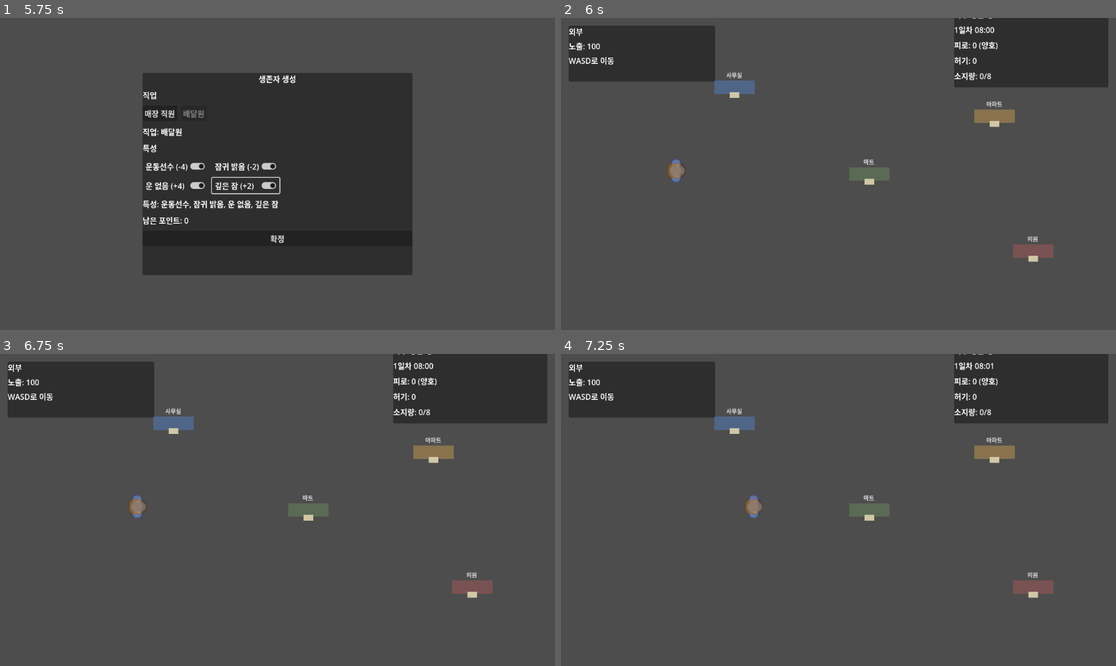
Above: before the commit, frames 1-4 (two rows, left to right).
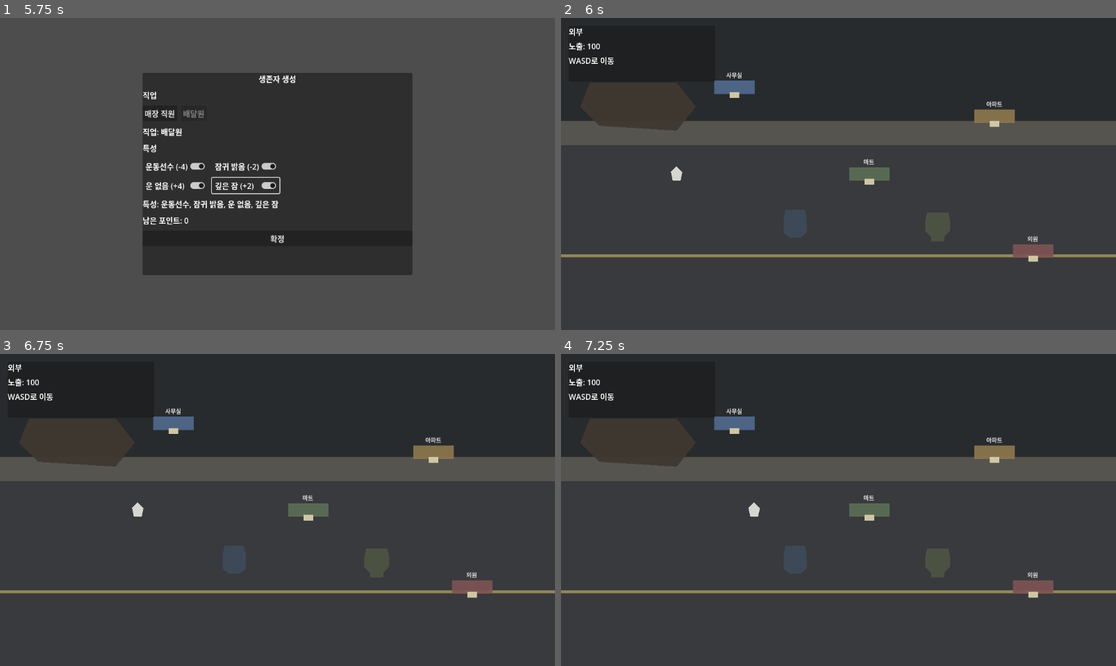
Above: after the commit, the same moments.

Repository: Pupre/apocalypse
Game: Godot game, scene res://scenes/bootstrap/main.tscn
Same seed, same stepped clock (60 frames per second), same inputs: the game is played once before the commit and once after it.
Inputs:
- Up to frame 1 (5.75 s): click "시작" at 0.5 s; click "매장 직원" at 1.25 s; click "배달원" at 2 s; click "운동선수 (-4)" at 2.75 s; click "잠귀 밝음 (-2)" at 3.5 s; click "운 없음 (+4)" at 4.25 s; click "깊은 잠 (+2)" at 5 s
- Up to frame 2 (6 s): click "확정" at 5.75 s
- Up to frame 3 (6.75 s): tap Enter at 6.5 s; hold D (move_right) from 6.53 s (still down); tap E (enter_building) at 6.6 s
- Up to frame 4 (7.25 s): keep holding D (move_right)

Frame 1 is identical in both runs. In frame 2, 23% of the frame differs, in the area x 0-100%, y 0-77%; in frame 3, 23%; in frame 4, 23%.

Commit message:
refactor: revert outdoor art to neutral placeholders

Diff:
--- a/game/scenes/outdoor/outdoor_mode.tscn
+++ b/game/scenes/outdoor/outdoor_mode.tscn
@@ -7,14 +7,41 @@
 
 [node name="Ground" type="Node2D" parent="."]
 
-[node name="Backdrop" type="Sprite2D" parent="Ground"]
-position = Vector2(600, 546)
-scale = Vector2(2, 2)
+[node name="Asphalt" type="Polygon2D" parent="Ground"]
+polygon = PackedVector2Array(0, 0, 1200, 0, 1200, 1092, 0, 1092)
+color = Color(0.16, 0.17, 0.18, 1)
 
-[node name="PlayerSprite" type="Sprite2D" parent="."]
+[node name="RoadBand" type="Polygon2D" parent="Ground"]
+polygon = PackedVector2Array(0, 300, 1200, 300, 1200, 760, 0, 760)
+color = Color(0.22, 0.23, 0.24, 1)
+
+[node name="CenterLine" type="Line2D" parent="Ground"]
+points = PackedVector2Array(0, 530, 1200, 530)
+width = 6.0
+default_color = Color(0.73, 0.66, 0.39, 0.7)
+begin_cap_mode = 1
+end_cap_mode = 1
+
+[node name="SidewalkTop" type="Polygon2D" parent="Ground"]
+polygon = PackedVector2Array(0, 250, 1200, 250, 1200, 300, 0, 300)
+color = Color(0.34, 0.33, 0.31, 1)
+
+[node name="SidewalkBottom" type="Polygon2D" parent="Ground"]
+polygon = PackedVector2Array(0, 760, 1200, 760, 1200, 810, 0, 810)
+color = Color(0.34, 0.33, 0.31, 1)
+
+[node name="RubbleWest" type="Polygon2D" parent="Ground"]
+polygon = PackedVector2Array(60, 170, 240, 170, 280, 220, 240, 270, 80, 260, 40, 220)
+color = Color(0.25, 0.22, 0.19, 0.95)
+
+[node name="RubbleEast" type="Polygon2D" parent="Ground"]
+polygon = PackedVector2Array(920, 820, 1100, 820, 1160, 870, 1110, 920, 950, 900, 900, 860)
+color = Color(0.25, 0.22, 0.19, 0.95)
+
+[node name="PlayerSprite" type="Polygon2D" parent="."]
 position = Vector2(240, 360)
-scale = Vector2(1.15, 1.15)
-offset = Vector2(0, -6)
+polygon = PackedVector2Array(0, -16, 12, -4, 8, 14, -8, 14, -12, -4)
+color = Color(0.84, 0.84, 0.82, 1)
 z_index = 20
 
 [node name="WorldCamera" type="Camera2D" parent="."]
@@ -28,16 +55,16 @@
 
 [node name="Obstacles" type="Node2D" parent="."]
 
-[node name="BlueCar" type="Sprite2D" parent="Obstacles"]
+[node name="BlueCar" type="Polygon2D" parent="Obstacles"]
 position = Vector2(486, 462)
-region_enabled = true
-region_rect = Rect2(0, 0, 48, 48)
+polygon = PackedVector2Array(-20, -28, 20, -28, 24, -10, 24, 20, 12, 30, -12, 30, -24, 20, -24, -10)
+color = Color(0.27, 0.32, 0.38, 1)
 z_index = 8
 
-[node name="GreenPickup" type="Sprite2D" parent="Obstacles"]
+[node name="GreenPickup" type="Polygon2D" parent="Obstacles"]
 position = Vector2(782, 470)
-region_enabled = true
-region_rect = Rect2(0, 48, 48, 48)
+polygon = PackedVector2Array(-22, -30, 22, -30, 26, -12, 26, 8, 14, 20, 14, 30, -14, 30, -14, 20, -26, 8, -26, -12)
+color = Color(0.33, 0.36, 0.29, 1)
 z_index = 8
 
 [node name="CanvasLayer" type="CanvasLayer" parent="."]
--- a/game/scripts/outdoor/outdoor_controller.gd
+++ b/game/scripts/outdoor/outdoor_controller.gd
@@ -20,15 +20,10 @@
 	"clinic_01": "의원",
 	"office_01": "사무실",
 }
-const BACKDROP_TEXTURE_PATH := "res://assets/outdoor/third_party/opengameart/TopDownCityPack/Sprites/sMockup.png"
-const PLAYER_TEXTURE_PATH := "res://assets/outdoor/third_party/kenney/PNG/Survivor 1/survivor1_stand.png"
-const BLUE_CAR_TEXTURE_PATH := "res://assets/outdoor/third_party/opengameart/TopDownCityPack/Sprites/Vehicles/sBlueCar.png"
-const GREEN_PICKUP_TEXTURE_PATH := "res://assets/outdoor/third_party/opengameart/TopDownCityPack/Sprites/Vehicles/sGreenPickup.png"
 const OBSTACLE_RECTS := [
 	Rect2(462.0, 438.0, 48.0, 48.0),
 	Rect2(758.0, 446.0, 48.0, 48.0),
 ]
-static var _texture_cache: Dictionary = {}
 
 var run_state = null
 var exposure_model := EXPOSURE_MODEL_SCRIPT.new()
@@ -36,7 +31,7 @@
 var _player_position := DEFAULT_PLAYER_POSITION
 var _building_rows: Array[Dictionary] = []
 var _building_positions: Dictionary = {}
-var _player_sprite: Sprite2D = null
+var _player_sprite: Polygon2D = null
 var _camera: Camera2D = null
 var _ground_host: Node2D = null
 var _building_host: Node2D = null
@@ -48,7 +43,6 @@
 
 func _ready() -> void:
 	_cache_nodes()
-	_apply_visual_assets()
 	_refresh_buildings()
 	_refresh_obstacles()
 	_sync_view()
@@ -59,7 +53,6 @@
 	_seconds_buffer = 0.0
 	_player_position = player_position if typeof(player_position) == TYPE_VECTOR2 else DEFAULT_PLAYER_POSITION
 	_cache_nodes()
-	_apply_visual_assets()
 	_refresh_buildings()
 	_refresh_obstacles()
 	_sync_view()
@@ -194,9 +187,9 @@
 		return
 
 	for child in _obstacle_host.get_children():
-		var sprite := child as Sprite2D
-		if sprite != null:
-			sprite.modulate = Color(0.92, 0.92, 0.92, 1.0)
+		var obstacle := child as CanvasItem
+		if obstacle != null:
+			obstacle.modulate = Color(0.9, 0.9, 0.9, 1.0)
 
 
 func _sync_view() -> void:
@@ -228,29 +221,12 @@
 
 func _cache_nodes() -> void:
 	_ground_host = get_node_or_null("Ground") as Node2D
-	_player_sprite = get_node_or_null("PlayerSprite") as Sprite2D
+	_player_sprite = get_node_or_null("PlayerSprite") as Polygon2D
 	_camera = get_node_or_null("WorldCamera") as Camera2D
 	_building_host = get_node_or_null("Buildings") as Node2D
 	_obstacle_host = get_node_or_null("Obstacles") as Node2D
 	_exposure_label = get_node_or_null("CanvasLayer/StatusPanel/VBox/ExposureLabel") as Label
 	_hint_label = get_node_or_null("CanvasLayer/StatusPanel/VBox/HintLabel") as Label
-
-
-func _apply_visual_assets() -> void:
-	var backdrop := get_node_or_null("Ground/Backdrop") as Sprite2D
-	if backdrop != null:
-		backdrop.texture = _load_texture(BACKDROP_TEXTURE_PATH)
-
-	if _player_sprite != null:
-		_player_sprite.texture = _load_texture(PLAYER_TEXTURE_PATH)
-
-	var blue_car := get_node_or_null("Obstacles/BlueCar") as Sprite2D
-	if blue_car != null:
-		blue_car.texture = _load_texture(BLUE_CAR_TEXTURE_PATH)
-
-	var green_pickup := get_node_or_null("Obstacles/GreenPickup") as Sprite2D
-	if green_pickup != null:
-		green_pickup.texture = _load_texture(GREEN_PICKUP_TEXTURE_PATH)
 
 
 func _get_nearby_building_id() -> String:
@@ -313,17 +289,3 @@
 		if obstacle_rect.has_point(clamped):
 			return _player_position
 	return clamped
-
-
-func _load_texture(resource_path: String) -> Texture2D:
-	if _texture_cache.has(resource_path):
-		return _texture_cache[resource_path] as Texture2D
-
-	var image := Image.new()
-	if image.load(ProjectSettings.globalize_path(resource_path)) != OK:
-		push_error("Failed to load outdoor texture: %s" % resource_path)
-		return null
-
-	var texture := ImageTexture.create_from_image(image)
-	_texture_cache[resource_path] = texture
-	return texture
--- a/game/tests/smoke/test_first_playable_loop.gd
+++ b/game/tests/smoke/test_first_playable_loop.gd
@@ -160,14 +160,14 @@
 		bootstrap.free()
 		return
 
-	var player_sprite := outdoor_mode.get_node_or_null("PlayerSprite") as Sprite2D
+	var player_sprite := outdoor_mode.get_node_or_null("PlayerSprite") as Polygon2D
 	var mart_data: Dictionary = content_library.get_building("mart_01")
 	var mart_position_data: Dictionary = mart_data.get("outdoor_position", {})
 	var mart_position := Vector2(
 		float(mart_position_data.get("x", 640.0)),
 		float(mart_position_data.get("y", 360.0))
 	)
-	if not assert_true(player_sprite != null, "Outdoor player sprite should be present."):
+	if not assert_true(player_sprite != null, "Outdoor player marker should be present."):
 		bootstrap.free()
 		return
 
@@ -389,8 +389,8 @@
 		bootstrap.free()
 		return
 
-	player_sprite = outdoor_mode.get_node_or_null("PlayerSprite") as Sprite2D
-	if not assert_true(player_sprite != null, "Outdoor mode should restore the player sprite after exit."):
+	player_sprite = outdoor_mode.get_node_or_null("PlayerSprite") as Polygon2D
+	if not assert_true(player_sprite != null, "Outdoor mode should restore the player marker after exit."):
 		bootstrap.free()
 		return
 	assert_true(
--- a/game/tests/unit/test_outdoor_controller.gd
+++ b/game/tests/unit/test_outdoor_controller.gd
@@ -78,13 +78,13 @@
 	assert_true(run_state.exposure < before_exposure, "Outdoor time should drain exposure.")
 
 	var ground := outdoor_mode.get_node_or_null("Ground") as Node2D
-	var player_sprite := outdoor_mode.get_node_or_null("PlayerSprite") as Sprite2D
+	var player_sprite := outdoor_mode.get_node_or_null("PlayerSprite") as Polygon2D
 	var building_markers := outdoor_mode.get_node_or_null("Buildings") as Node2D
 	var obstacles := outdoor_mode.get_node_or_null("Obstacles") as Node2D
 	if not assert_true(ground != null, "Outdoor mode should expose a ground host."):
 		outdoor_mode.free()
 		return
-	if not assert_true(player_sprite != null, "Outdoor mode should expose a player sprite."):
+	if not assert_true(player_sprite != null, "Outdoor mode should expose a player marker."):
 		outdoor_mode.free()
 		return
 	if not assert_true(building_markers != null, "Outdoor mode should expose a building marker host."):
@@ -94,7 +94,7 @@
 		outdoor_mode.free()
 		return
 	assert_true(ground.get_child_count() > 0, "Outdoor ground should render at least one visual layer.")
-	assert_true(player_sprite.texture != null, "Outdoor player sprite should load a texture.")
+	assert_true(player_sprite.polygon.size() >= 3, "Outdoor player marker should render a visible polygon.")
 	assert_eq(building_markers.get_child_count(), 4, "Outdoor mode should render four building markers.")
 	assert_true(obstacles.get_child_count() > 0, "Outdoor mode should render at least one obstacle prop.")
 
--- a/game/tests/unit/test_run_controller_live_transition.gd
+++ b/game/tests/unit/test_run_controller_live_transition.gd
@@ -66,7 +66,7 @@
 	transition_layer.set_duration_for_tests(0.1)
 
 	var fade_rect := transition_layer.get_node_or_null("FadeRect") as ColorRect
-	var player_sprite := outdoor_mode.get_node_or_null("PlayerSprite") as Sprite2D
+	var player_sprite := outdoor_mode.get_node_or_null("PlayerSprite") as Polygon2D
 	var mart_data: Dictionary = content_library.get_building("mart_01")
 	var mart_position_data: Dictionary = mart_data.get("outdoor_position", {})
 	var mart_position := Vector2(
@@ -76,7 +76,7 @@
 	if not assert_true(fade_rect != null, "Transition layer should expose FadeRect."):
 		run_shell.free()
 		return
-	if not assert_true(player_sprite != null, "Outdoor player sprite should be present."):
+	if not assert_true(player_sprite != null, "Outdoor player marker should be present."):
 		run_shell.free()
 		return
 	outdoor_mode.move_player(Vector2.RIGHT, 1.5)
--- a/game/tests/unit/test_survivor_creator.gd
+++ b/game/tests/unit/test_survivor_creator.gd
@@ -137,14 +137,14 @@
 		bootstrap.free()
 		return
 
-	var player_sprite := outdoor_mode.get_node_or_null("PlayerSprite") as Sprite2D
+	var player_sprite := outdoor_mode.get_node_or_null("PlayerSprite") as Polygon2D
 	var mart_data: Dictionary = content_library.get_building("mart_01")
 	var mart_position_data: Dictionary = mart_data.get("outdoor_position", {})
 	var mart_position := Vector2(
 		float(mart_position_data.get("x", 640.0)),
 		float(mart_position_data.get("y", 360.0))
 	)
-	if not assert_true(player_sprite != null, "Outdoor player sprite should be present."):
+	if not assert_true(player_sprite != null, "Outdoor player marker should be present."):
 		bootstrap.free()
 		return
 	assert_true(player_sprite.position.distance_to(mart_position) > 72.0, "The run should start outside the entry radius.")
Not shown, changed: docs/handoffs/2026-04-02-outdoor-visual-refresh.md
Not shown, changed: docs/worklogs/2026-04-02-outdoor-visual-refresh.md
